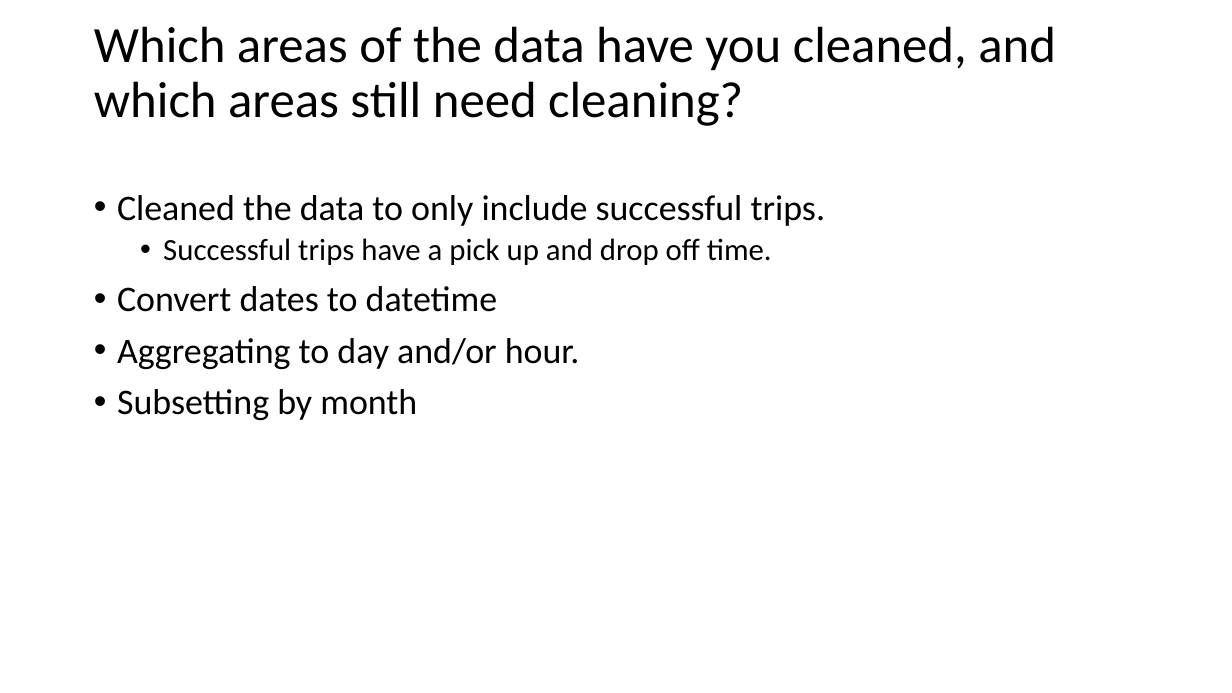
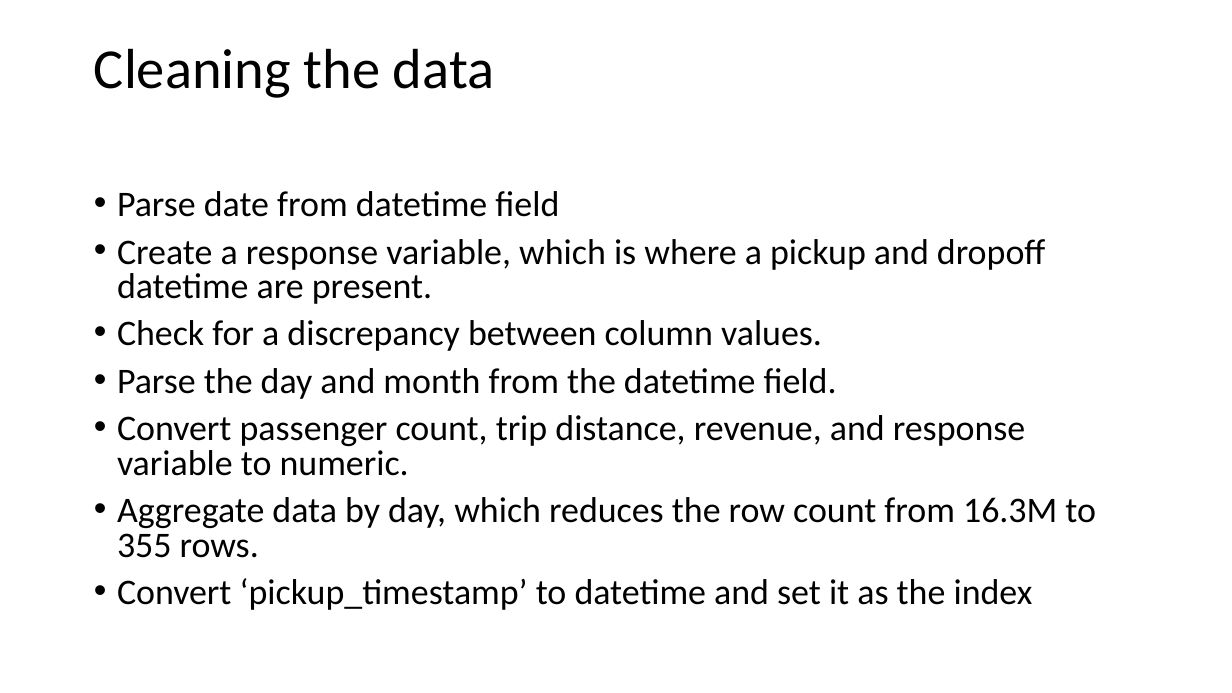
Before and after one commit to stubeef/GA-Data-Science, a slide deck: slide 5 of Final_Project/Presentation/final_project_presentation.pptx. Drawn at 1232x693 pixels with LibreOffice and Linux fonts; fonts in the diff are those of the drawing. Boxes give left, top, right and bottom in pixels: in the first picture for what was removed or moved away, otherwise in the second. Text is boxed around its words. In the diff, an @@ line names an element or a change of style, - is before the commit and + after.

```diff
--- a/Final_Project/Presentation/final_project_presentation.pptx
+++ b/Final_Project/Presentation/final_project_presentation.pptx
@@ title at bbox=[94, 48, 494, 98]: text changed; size 39.6 to 44 pt @@
-Which areas of the data have you cleaned, and which areas still need cleaning?
+Cleaning the data
@@ text at bbox=[117, 191, 1096, 610]: text changed @@
-• Cleaned the data to only include successful trips.
-  • Successful trips have a pick up and drop off time.
-• Convert dates to datetime
-• Aggregating to day and/or hour.
-• Subsetting by month
+• Parse date from datetime field
+• Create a response variable, which is where a pickup and dropoff datetime are present.
+• Check for a discrepancy between column values.
+• Parse the day and month from the datetime field.
+• Convert passenger count, trip distance, revenue, and response variable to numeric.
+• Aggregate data by day, which reduces the row count from 16.3M to 355 rows.
+• Convert ‘pickup_timestamp’ to datetime and set it as the index
```
Also in this commit, not shown: 3 other slides changed, 4 slides added, 1 slide removed, 3 other files.
